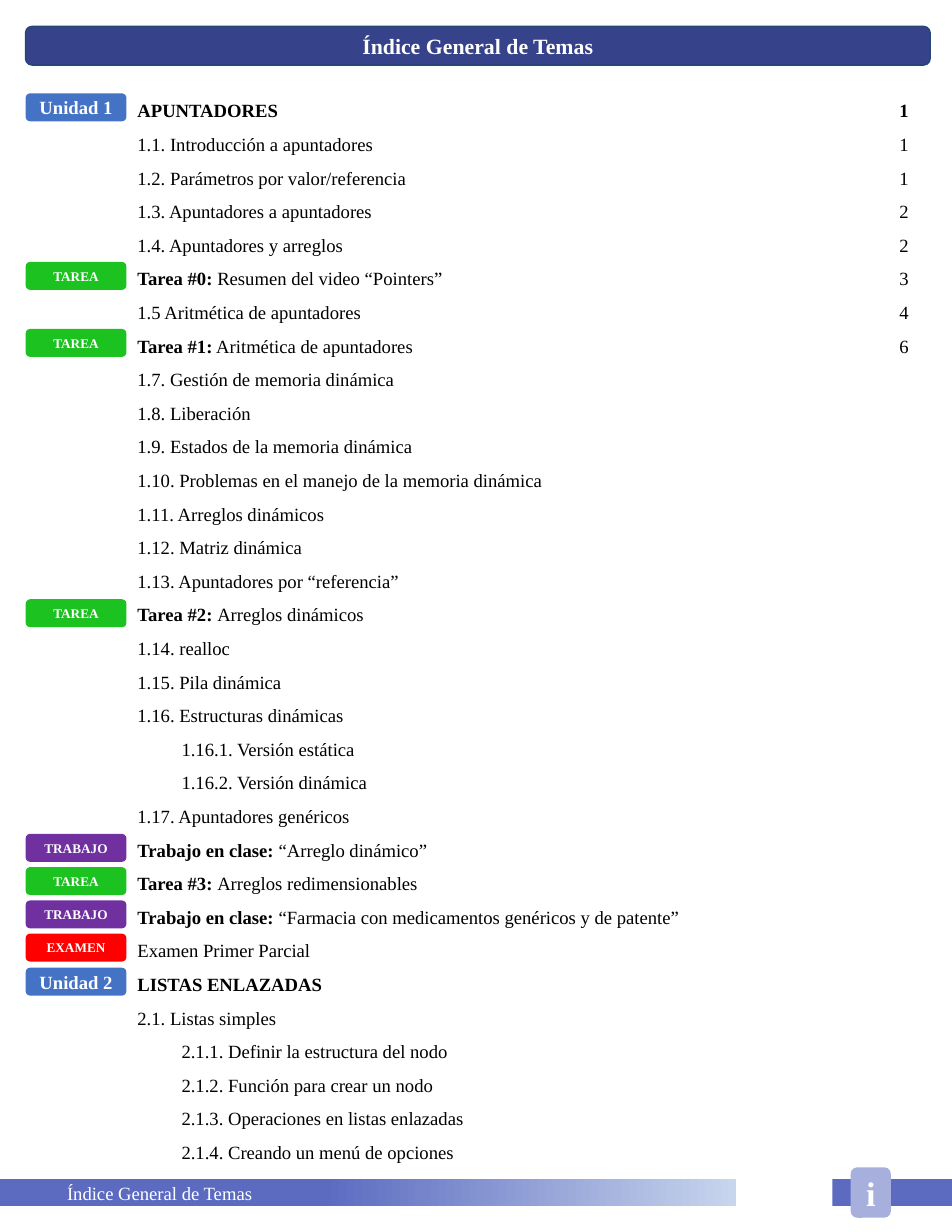
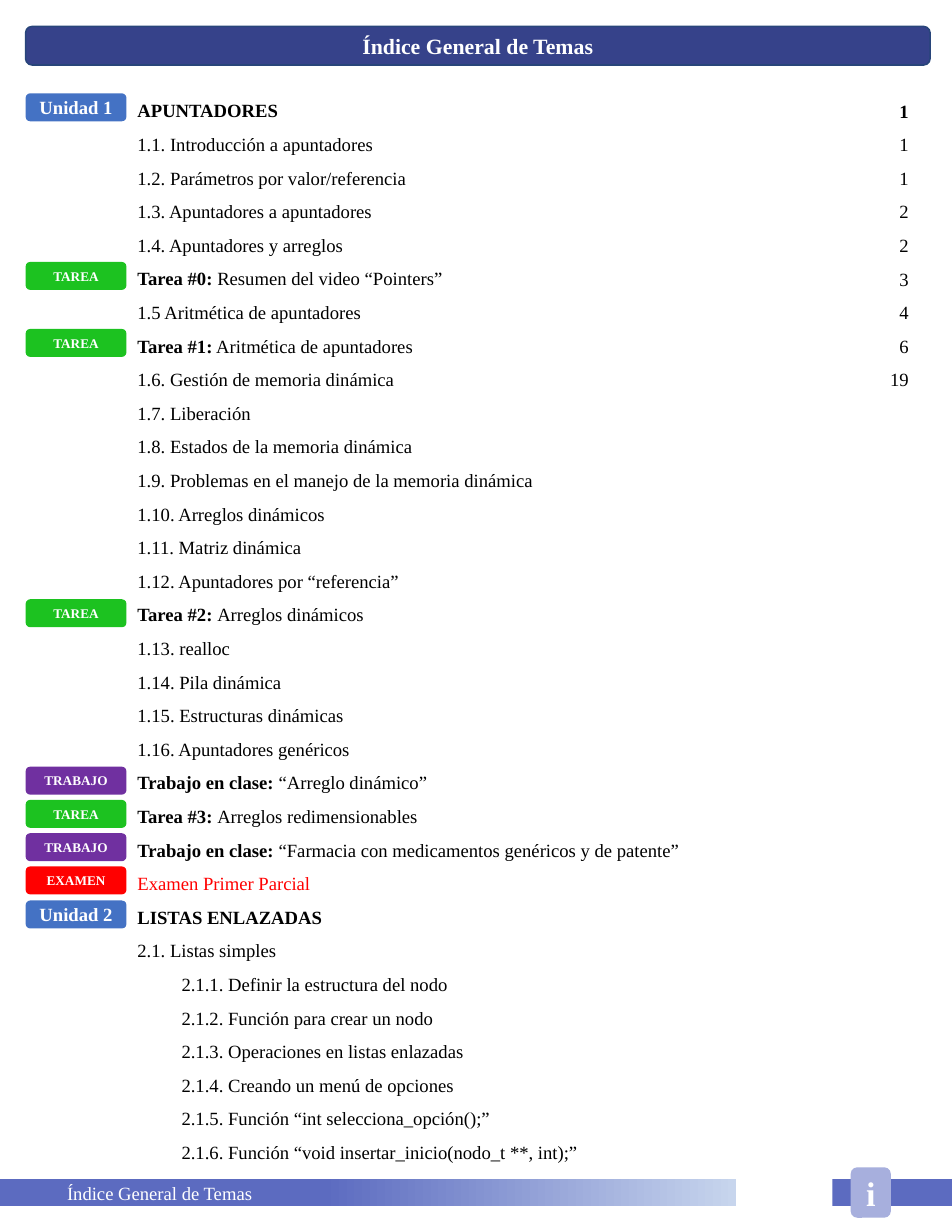
Before and after one commit to HugoEsparzaC/Libreta-Estructuras-II, a slide deck: slide 3 of Estructuras de Datos II.pptx. Drawn at 952x1232 pixels with LibreOffice and Linux fonts; fonts in the diff are those of the drawing. Boxes give left, top, right and bottom in pixels: in the first picture for what was removed or moved away, otherwise in the second. Text is boxed around its words. In the diff, an @@ line names an element or a change of style, - is before the commit and + after.

```diff
--- a/Estructuras de Datos II.pptx
+++ b/Estructuras de Datos II.pptx
@@ text at bbox=[137, 373, 532, 592]: text changed @@
-1.7. Gestión de memoria dinámica
-1.8. Liberación
-1.9. Estados de la memoria dinámica
-1.10. Problemas en el manejo de la memoria dinámica
-1.11. Arreglos dinámicos
-1.12. Matriz dinámica
-1.13. Apuntadores por “referencia”
+1.6. Gestión de memoria dinámica
+1.7. Liberación
+1.8. Estados de la memoria dinámica
+1.9. Problemas en el manejo de la memoria dinámica
+1.10. Arreglos dinámicos
+1.11. Matriz dinámica
+1.12. Apuntadores por “referencia”
@@ text at bbox=[890, 373, 909, 387]: paragraph added @@
+19
@@ text at bbox=[137, 642, 349, 760]: text changed @@
-1.14. realloc
-1.15. Pila dinámica
-1.16. Estructuras dinámicas
-1.16.1. Versión estática
-1.16.2. Versión dinámica
-1.17. Apuntadores genéricos
+1.13. realloc
+1.14. Pila dinámica
+1.15. Estructuras dinámicas
+1.16. Apuntadores genéricos
@@ 4 rounded rectangles: place and size @@
-4 rounded rectangles at bbox=[26, 834, 127, 962]
+4 rounded rectangles at bbox=[26, 767, 127, 895]
@@ text at bbox=[137, 877, 310, 891]: text colour #000000 to #FF0000 in "Examen Primer Parcial" @@
@@ rounded rectangle "Unidad 2": place and size @@
-rounded rectangle "Unidad 2" at bbox=[26, 968, 127, 996]
+rounded rectangle "Unidad 2" at bbox=[26, 900, 127, 928]
@@ text at bbox=[182, 1112, 577, 1163]: paragraphs added @@
+2.1.5. Función “int selecciona_opción();”
+2.1.6. Función “void insertar_inicio(nodo_t **, int);”
```
Also in this commit, not shown: 2 other slides changed, 9 slides added, 2 slides removed, 1 other file.
